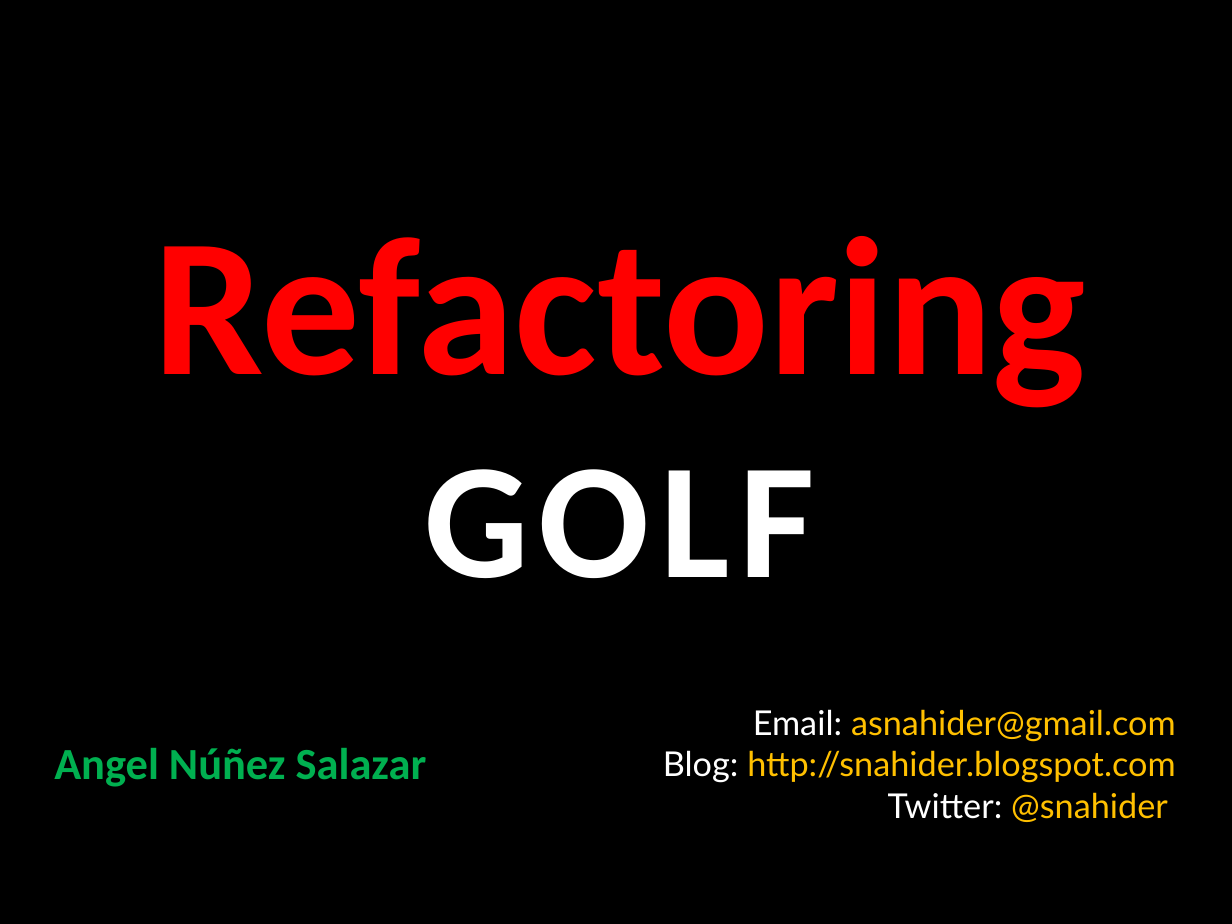
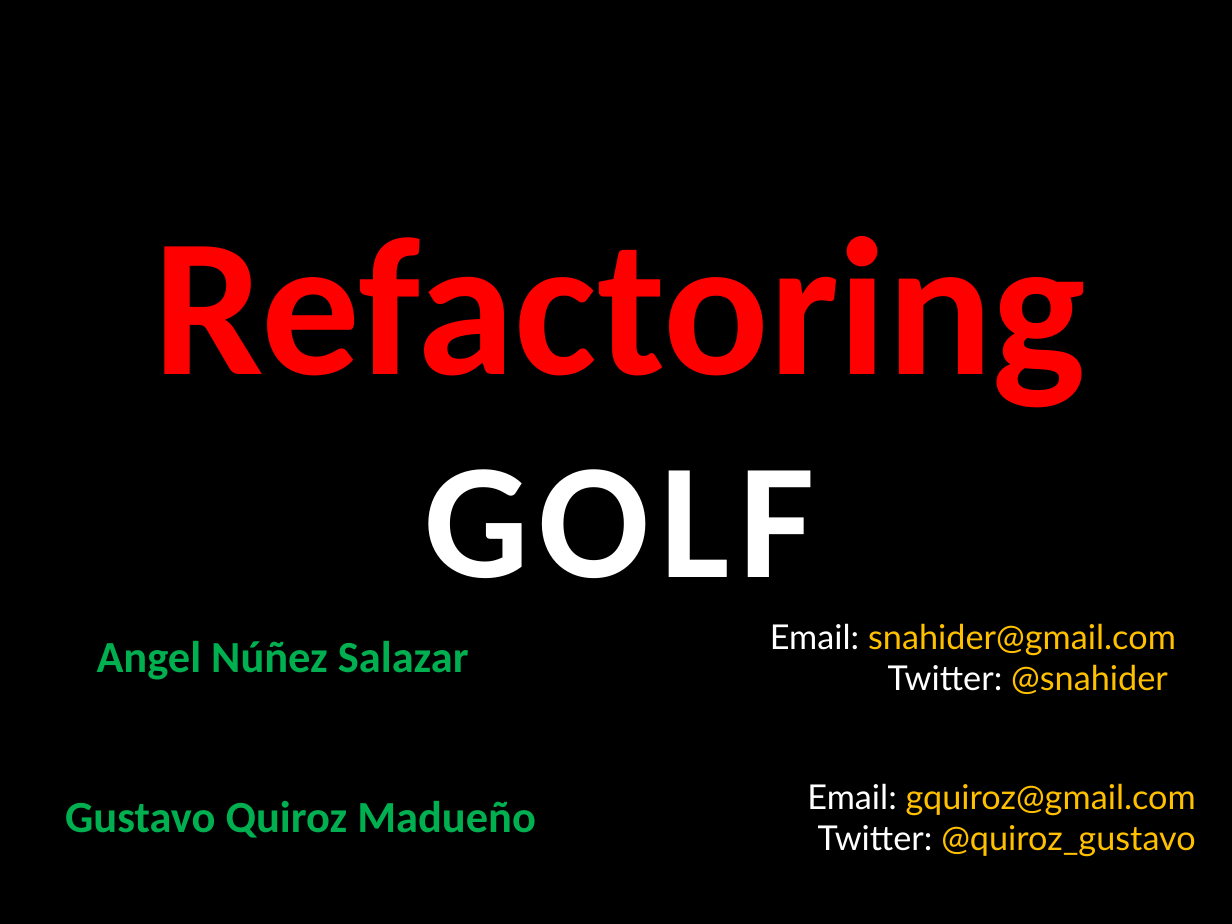
Before and after one commit to angelnunezsalazar/Refactoring-Golf, a slide deck: slide 1 of ppt/Diapositivas.pptx. Drawn at 1232x924 pixels with LibreOffice and Linux fonts; fonts in the diff are those of the drawing; background and template pictures are left out. Boxes give left, top, right and bottom in pixels: in the first picture for what was removed or moved away, otherwise in the second. Text is boxed around its words. In the diff, an @@ line names an element or a change of style, - is before the commit and + after.

Commit message:
New Slides

```diff
--- a/ppt/Diapositivas.pptx
+++ b/ppt/Diapositivas.pptx
@@ text "Angel Núñez Salazar": place and size @@
-text "Angel Núñez Salazar" at (54,748,427,787)
+text "Angel Núñez Salazar" at (97,641,469,680)
@@ text "Email: snahider@gmail.com": place and size @@
-text "Email: snahider@gmail.com" at (663,709,1176,822)
+text "Email: snahider@gmail.com" at (770,623,1176,694)
@@ text at (770,623,1176,656): text changed @@
-Email: asnahider@gmail.com
-Blog: http://snahider.blogspot.com
+Email: snahider@gmail.com
@@ text added at (65,801,536,838), 26 pt, text #00B050, bold @@
+Gustavo Quiroz Madueño
@@ text added at (807,783,1196,857), 20 pt, text #FFC000 @@
+Email: gquiroz@gmail.com
+Twitter: @quiroz_gustavo
```
